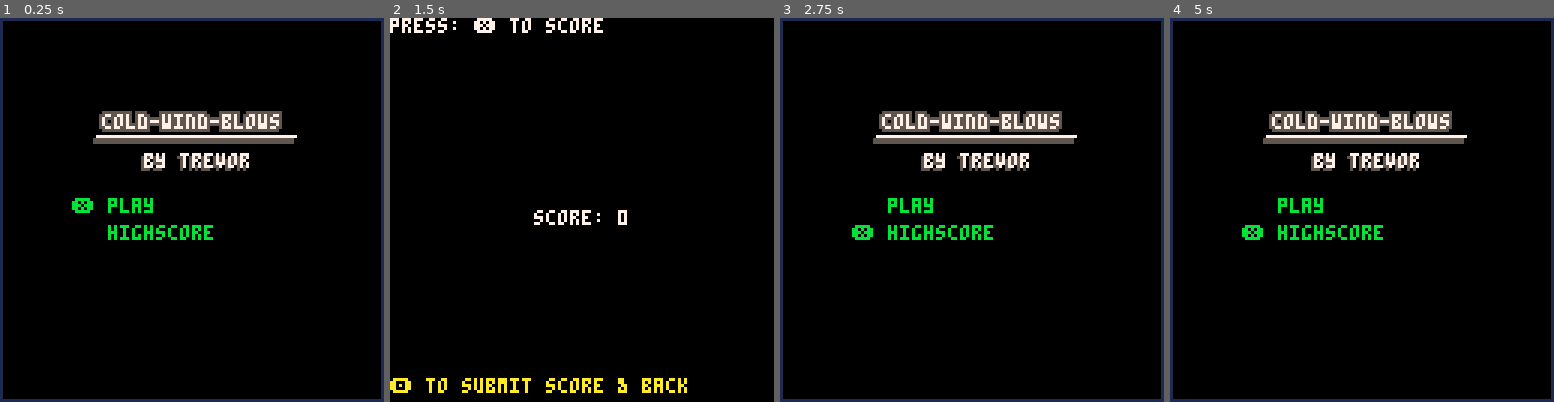
Above: before the commit, frames 1-4 (left to right).
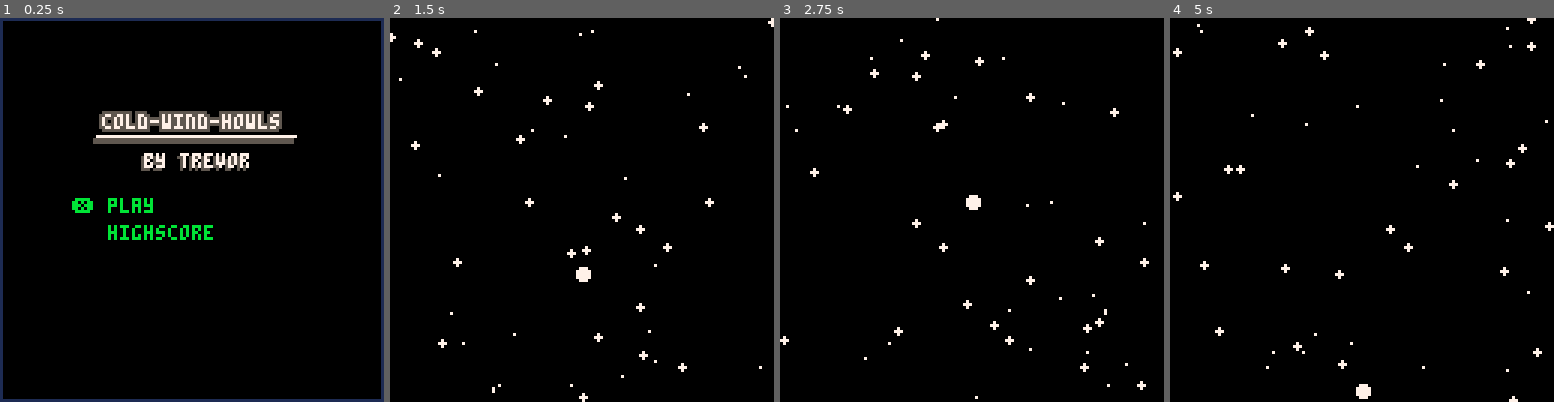
Above: after the commit, the same moments.

Repository: troddy-jpg/cold-wind-howls
Game: PICO-8 cartridge cold-wind-howls.p8
Two runs of this game, one before a commit and one after it. Both use one fixed random seed, a clock stepped at 60 frames per second and the inputs below.
Inputs:
- Up to frame 1 (0.25 s): no input
- Up to frame 2 (1.5 s): tap X (X key) at 0.33, 1.07 s; tap O (Z key) at 0.7 s
- Up to frame 3 (2.75 s): tap O (Z key) at 1.7, 2.1, 2.5 s; tap X (X key) at 1.85 s; hold Up 2.15-2.42 s
- Up to frame 4 (5 s): tap O (Z key) every 0.4 s from 2.9 to 4.9 s; tap X (X key) at 2.97, 4.08 s; hold Down 3.63-3.97 s; hold Up from 4.73 s (still down)

The runs differ from the first frame. In frame 1, 0.1% of the frame differs, in the area x 58-71%, y 24-29%; in frame 2, 3.4%; in frame 3, 9.4%; in frame 4, 9.5%, in the area x 0-100%, y 0-100%.

Commit message:
marged parachuting and celeste wind into game

Diff:
--- a/cold-wind-howls.p8
+++ b/cold-wind-howls.p8
@@ -4,7 +4,7 @@
 --main
 
 function _init()
-	game_title = "cold-wind-blows"
+	game_title = "cold-wind-howls"
 	cartdata(game_title)
 	col1,col2=7,0
 	score = 0
@@ -22,12 +22,29 @@
 	0,0,0,0,0,0,0,0,0,0
 	}
 	last_highscore = -1
+	--init snow
+	snow = {}
+	for i=1,50 do
+		snow[i]={
+			x = rnd(132), y = rnd(132)
+		}
+	end
+	--init player
+	px, py, prad = 64, 10, 2
+		-- parameters for falling normally
+	yvel = 0
+	gravity = 0.2
+	terminal_velocity = 3
+  		-- parameters for smooth parachuting
+	chute_deployed = false
+	chute_terminal_velocity = -3
+	chute_lerp_factor = 0.05-- higher values make the transition faster
+	function lerp(a, b, t)-- A simple linear interpolation function
+		return a + (b - a) * t
+	end
 end
 function _update() act_update() end
-function _draw()
-    cls()
-    act_draw()
-end
+function _draw() cls() act_draw() end
 
 -->8
 --main-menu
@@ -73,18 +90,33 @@
     act_draw = draw_game
 end
 update_game=function ()
-	if btnp(❎) then
-        score += 1
+	--update snow
+	for i=1,#snow do
+        local s = snow[i]
+		s.x += (4 - i % 4)
+        s.y += sin(time() * 0.25 + i * 0.1)
+	end
+	--update player
+	if (py>140) py=10
+	if (py<-5) py=10
+	chute_deployed = false
+	if (btn(4)) chute_deployed=true
+	if not chute_deployed then
+	  yvel += gravity
+	  if (yvel > terminal_velocity) yvel = terminal_velocity
+	else
+	  yvel = lerp(yvel, chute_terminal_velocity, chute_lerp_factor)
+	end
+	py += yvel
+end
+draw_game=function ()
+	--draw snow
+	for i=1,#snow do
+        local s = snow[i]
+        circfill(0 + (s.x - 0 * 0.5) % 132 - 2, 0 + (s.y - 0 * 0.5) % 132, i % 2, col1)
     end
-    if btnp(🅾️) then
-        add_highscore(score)
-        init_menu()
-    end
-end
-draw_game=function ()
-	print_center("score: "..score, 64, 7)
-    print("press: ❎ to score", 0, 0, 7)
-    print("🅾️ to submit score & back", 0, 120, 10)
+	--draw player
+	circfill(px, py, prad, col1)
 end
 
 -->8
@@ -158,6 +190,9 @@
 	end
 	save_highscores()
 end
+function lerp(a, b, t)-- A simple linear interpolation function
+	return a + (b - a) * t
+end
 __gfx__
 00000000000000000000000000000000000000000000000000000000000000000000000000000000000000000000000000000000000000000000000000000000
 00000000000000000000000000000000000000000000000000000000000000000000000000000000000000000000000000000000000000000000000000000000
--- a/parachuting.p8
+++ b/parachuting.p8
@@ -21,11 +21,8 @@
   function _update()
 	if (py>140) py=10
 	if (py<-5) py=10
-	if btn(4) then
-	  chute_deployed = true
-	else
-	  chute_deployed = false
-	end
+	chute_deployed = false
+	if (btn(4)) chute_deployed=true
 	if not chute_deployed then
 	  yvel += gravity
 	  if (yvel > terminal_velocity) yvel = terminal_velocity
